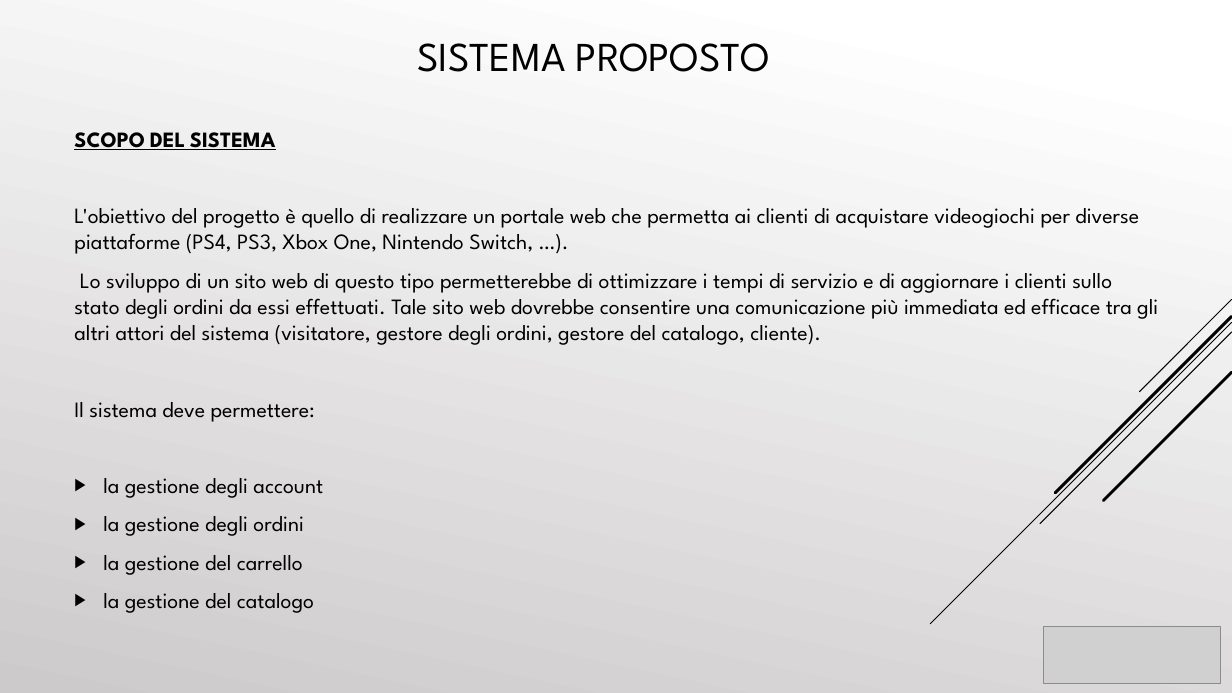
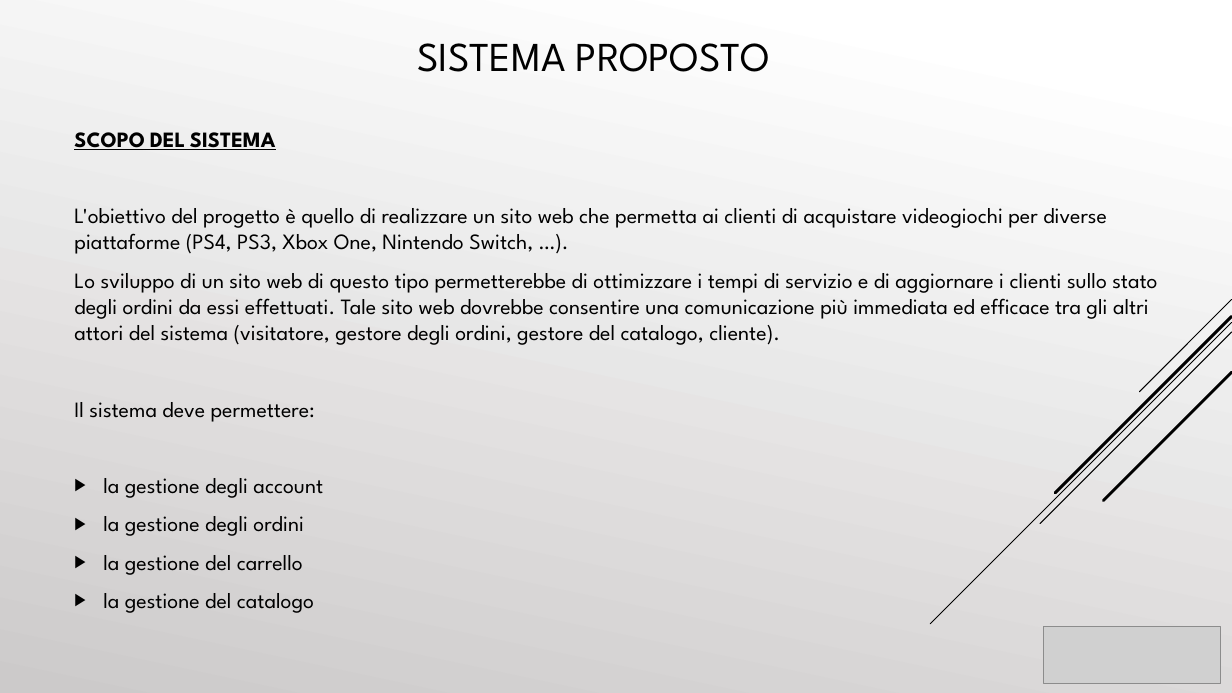
Before and after one commit to cosimob28/GamesHub, a slide deck: slide 3 of Work in progress/Presentazione/GamesHub.pptx. Drawn at 1232x693 pixels with LibreOffice and Linux fonts; fonts in the diff are those of the drawing; grey boxes stand for pictures. Boxes give left, top, right and bottom in pixels: in the first picture for what was removed or moved away, otherwise in the second. Text is boxed around its words. In the diff, an @@ line names an element or a change of style, - is before the commit and + after.

```diff
--- a/Work in progress/Presentazione/GamesHub.pptx
+++ b/Work in progress/Presentazione/GamesHub.pptx
@@ text at (x1=74, y1=208, x2=1107, y2=254): text changed @@
-L'obiettivo del progetto è quello di realizzare un portale web che permetta ai clienti di acquistare videogiochi per diverse piattaforme (PS4, PS3, Xbox One, Nintendo Switch, …).
+L'obiettivo del progetto è quello di realizzare un sito web che permetta ai clienti di acquistare videogiochi per diverse piattaforme (PS4, PS3, Xbox One, Nintendo Switch, …).
```
Also in this commit, not shown: 10 other slides changed.
